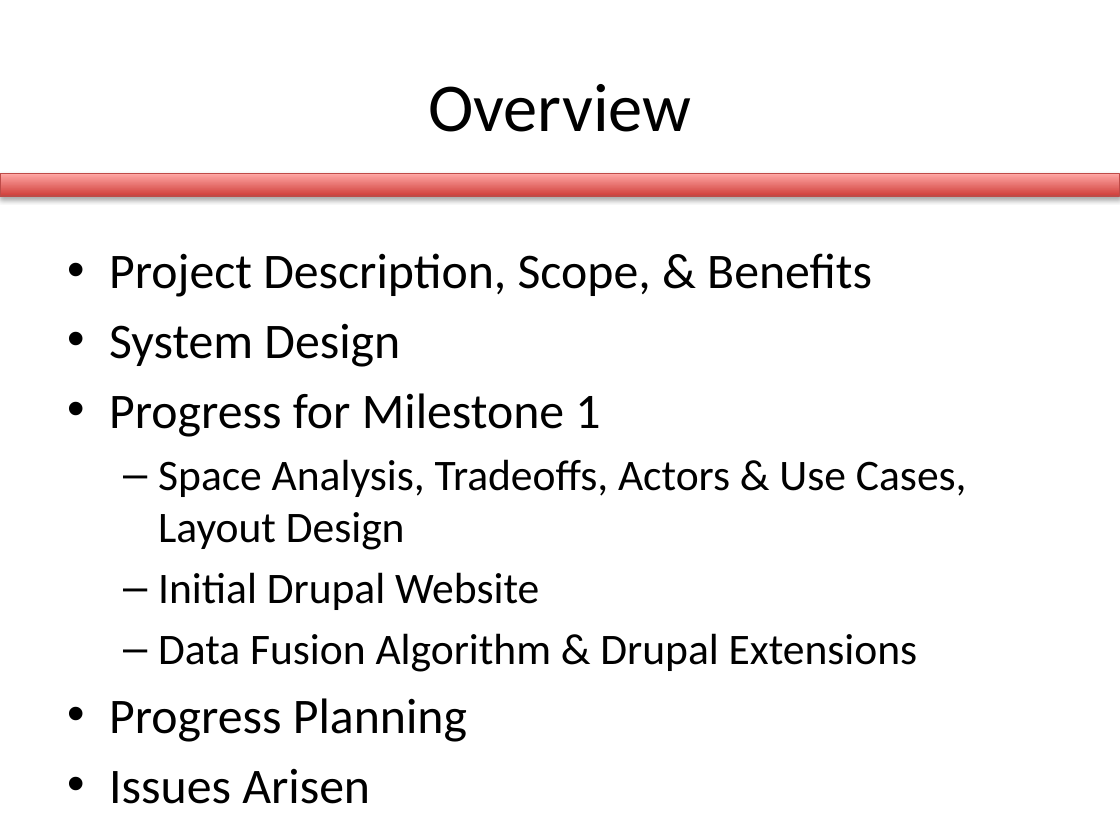
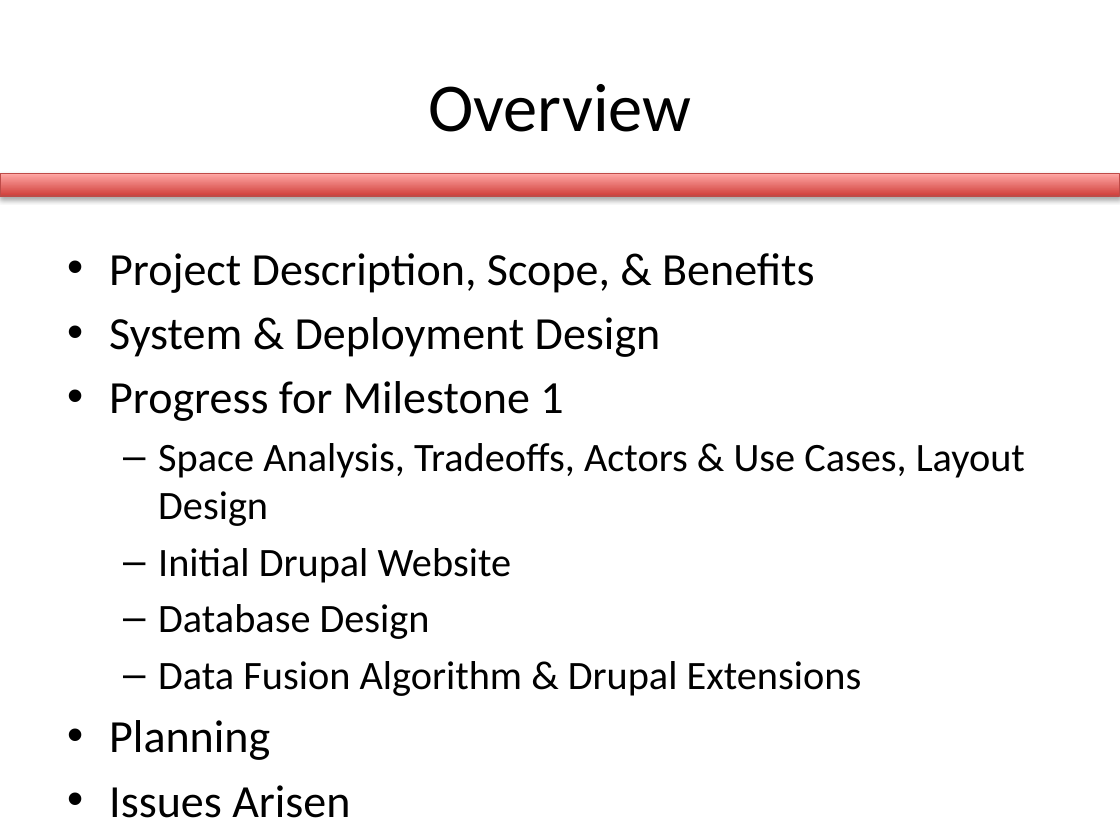
Before and after one commit to briantoth/Sun-in-the-City, a slide deck: slide 2 of se_process/milestone1/milestone1.pptx. Drawn at 1120x840 pixels with LibreOffice and Linux fonts; fonts in the diff are those of the drawing. Boxes give left, top, right and bottom in pixels: in the first picture for what was removed or moved away, otherwise in the second. Text is boxed around its words. In the diff, an @@ line names an element or a change of style, - is before the commit and + after.

Commit message:
Finished presentation for milestone 1

```diff
--- a/se_process/milestone1/milestone1.pptx
+++ b/se_process/milestone1/milestone1.pptx
@@ text at [109,253,1025,696]: size 32 to 29.6 pt in "Project Description, Scope, & Benefits", "Progress for Milestone 1", "Issues Arisen"; size 28 to 25.9 pt in "Space Analysis, Tradeoffs, Actors & Use Cases, ...", "Initial Drupal Website", "Data Fusion Algorithm & Drupal Extensions" @@
@@ text at [109,317,661,357]: text changed; size 32 to 29.6 pt @@
-• System Design
+• System & Deployment Design
@@ text at [158,604,430,639]: paragraph added @@
+  – Database Design
@@ text at [109,720,270,760]: text changed; size 32 to 29.6 pt @@
-• Progress Planning
+• Planning
```
Also in this commit, not shown: 6 other slides changed, 5 slides added, 2 slides removed.
